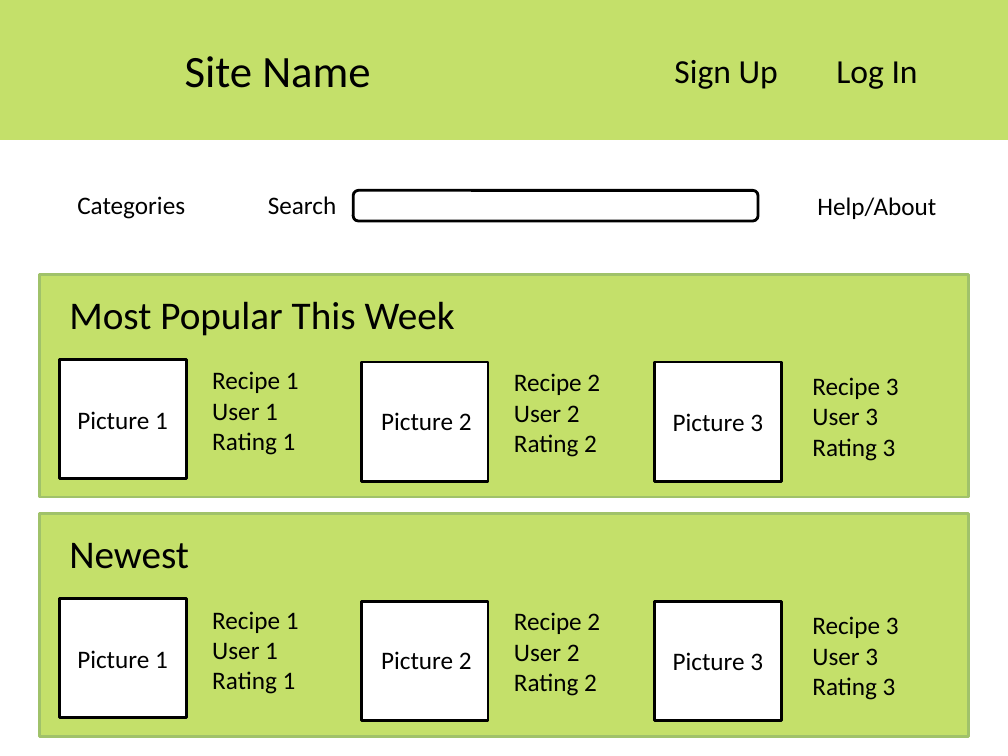
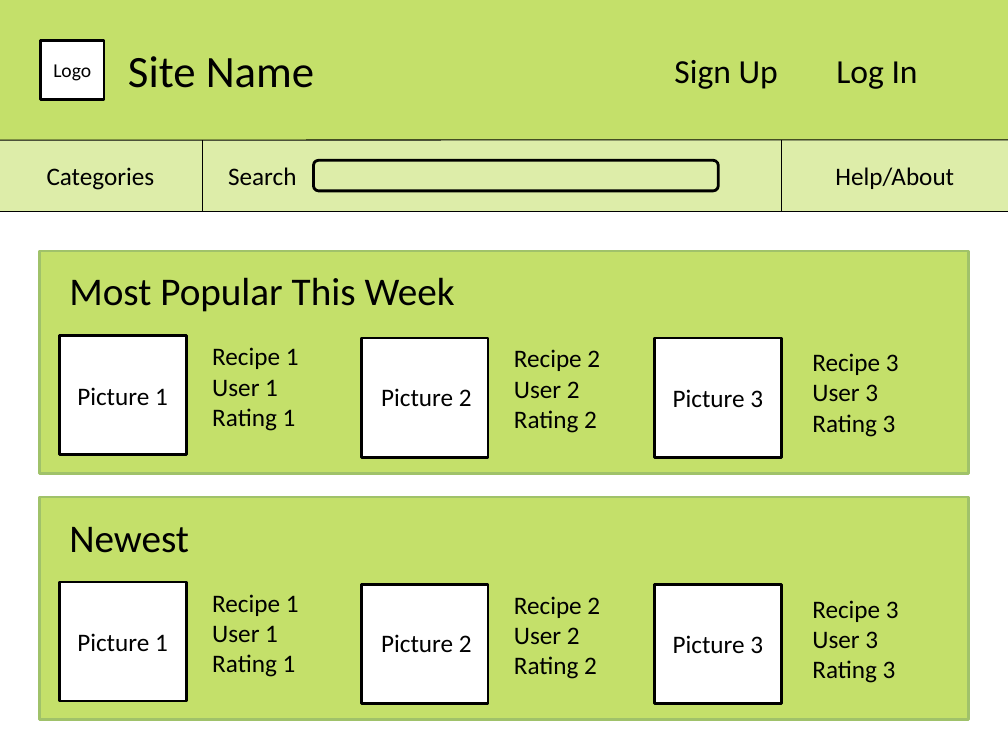
Before and after one commit to Iain530/wad_team_project, a slide deck: slide 2 of SystemArchitecture and Wireframe.pptx. Drawn at 1008x756 pixels with LibreOffice and Linux fonts; fonts in the diff are those of the drawing. Boxes give left, top, right and bottom in pixels: in the first picture for what was removed or moved away, otherwise in the second. Text is boxed around its words. In the diff, an @@ line names an element or a change of style, - is before the commit and + after.

Commit message:
Added Categories and My Profile page to wireframe

```diff
--- a/SystemArchitecture and Wireframe.pptx
+++ b/SystemArchitecture and Wireframe.pptx
@@ rectangle added at [40,40,104,100], fill #FFFFFF, outline #000000 2 pt, 14 pt, text #000000 @@
+Logo
@@ text "Site Name": place and size @@
-text "Site Name" at [185,56,370,88]
+text "Site Name" at [128,56,314,88]
@@ rectangle added at [0,139,1008,211], fill #DDEDA9 @@
@@ line added from (0, 140) to (1008, 140), #000000 0.75 pt @@
@@ line added from (203, 140) to (203, 212), #000000 0.75 pt @@
@@ line added from (782, 140) to (782, 212), #000000 0.75 pt @@
@@ text "Categories": place and size @@
-text "Categories" at [77,196,185,219]
+text "Categories" at [47,167,155,190]
@@ text "Search": place and size @@
-text "Search" at [268,196,336,214]
+text "Search" at [228,167,296,185]
@@ rounded rectangle: place and size @@
-rounded rectangle at [353,191,758,221]
+rounded rectangle at [313,160,719,191]
@@ text "Help/About": place and size @@
-text "Help/About" at [817,197,936,219]
+text "Help/About" at [835,167,954,189]
@@ line added from (0, 212) to (1008, 212), #000000 0.75 pt @@
@@ 7 texts, 4 rectangles: place and size @@
-7 texts, 4 rectangles at [39,275,968,497]
+7 texts, 4 rectangles at [39,251,968,473]
@@ 7 texts, 4 rectangles: place and size @@
-7 texts, 4 rectangles at [39,514,968,736]
+7 texts, 4 rectangles at [39,497,968,719]
```
Also in this commit, not shown: 3 slides added.
